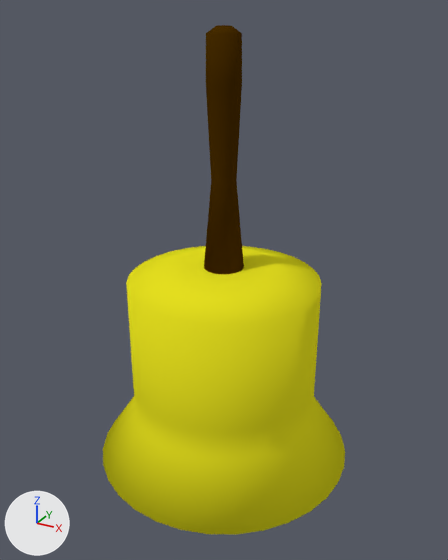
Before and after pictures for a commit that changed the Blender file working/subahu/bell/bell.blend.
Both versions are drawn from a camera (50 mm lens) standing at (0.407, -0.81, 0.59) and looking at (0.051, -0.163, 0.267). Arrows for +X, +Y and +Z are at lower left; the lights stay in place.

Before the edit, the objects in view are built like this:
```python
me_cylinder = bpy.data.meshes.new('Cylinder')
me_cylinder.from_pydata(...)  # 320 vertices, 290 faces; spans x -0.129..0.224, y -0.333..0.02, z -0.003..0.283
me_cylinder.polygons.foreach_set('use_smooth', [True] * 290)
me_cylinder.materials.append(mat_material_001)  # yellow #e7e120
me_cylinder_002 = bpy.data.meshes.new('Cylinder.002')
me_cylinder_002.from_pydata(...)  # 160 vertices, 130 faces; spans x -0.026..0.026, y -0.026..0.026, z -0.023..0.268
me_cylinder_002.polygons.foreach_set('use_smooth', [True] * 130)
me_cylinder_002.materials.append(mat_material_003)  # brown #472c00
ob_bellbody = bpy.data.objects.new('bellbody', me_cylinder)
ob_bellbody.location = (0.0, 0.0, 0.0)
ob_handle = bpy.data.objects.new('handle', me_cylinder_002)
ob_handle.parent = ob_bellbody
ob_handle.location = (0.0476, -0.157, 0.304)
```
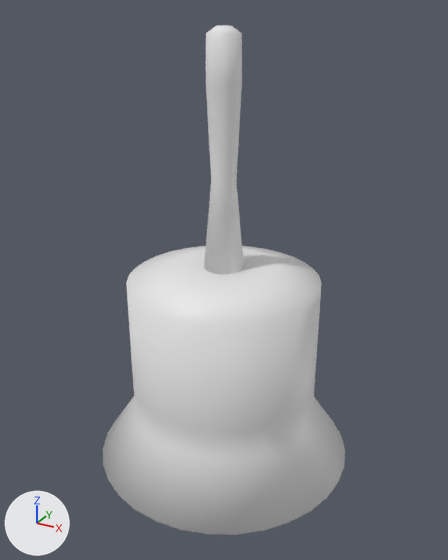
Commit message: bell ready

Boxes [x1, y1, x2, y2] around the edits, measured in the pictures (448 x 560 px):
'bellbody', recoloured (yellow to grey): [103, 246, 345, 535] in both
'handle', recoloured (brown to grey): [204, 25, 244, 274] in both

Diff of the bpy script that builds the scene:
```diff
--- a/working/subahu/bell/bell.blend.py
+++ b/working/subahu/bell/bell.blend.py
@@ me_cylinder @@
 me_cylinder.from_pydata(...)  # 320 vertices, 290 faces; spans x -0.129..0.224, y -0.333..0.02, z -0.003..0.283
-me_cylinder.materials.append(mat_material_001)  # yellow #e7e120
@@ me_cylinder_002 @@
 me_cylinder_002.from_pydata(...)  # 160 vertices, 130 faces; spans x -0.026..0.026, y -0.026..0.026, z -0.023..0.268
-me_cylinder_002.materials.append(mat_material_003)  # brown #472c00
```
